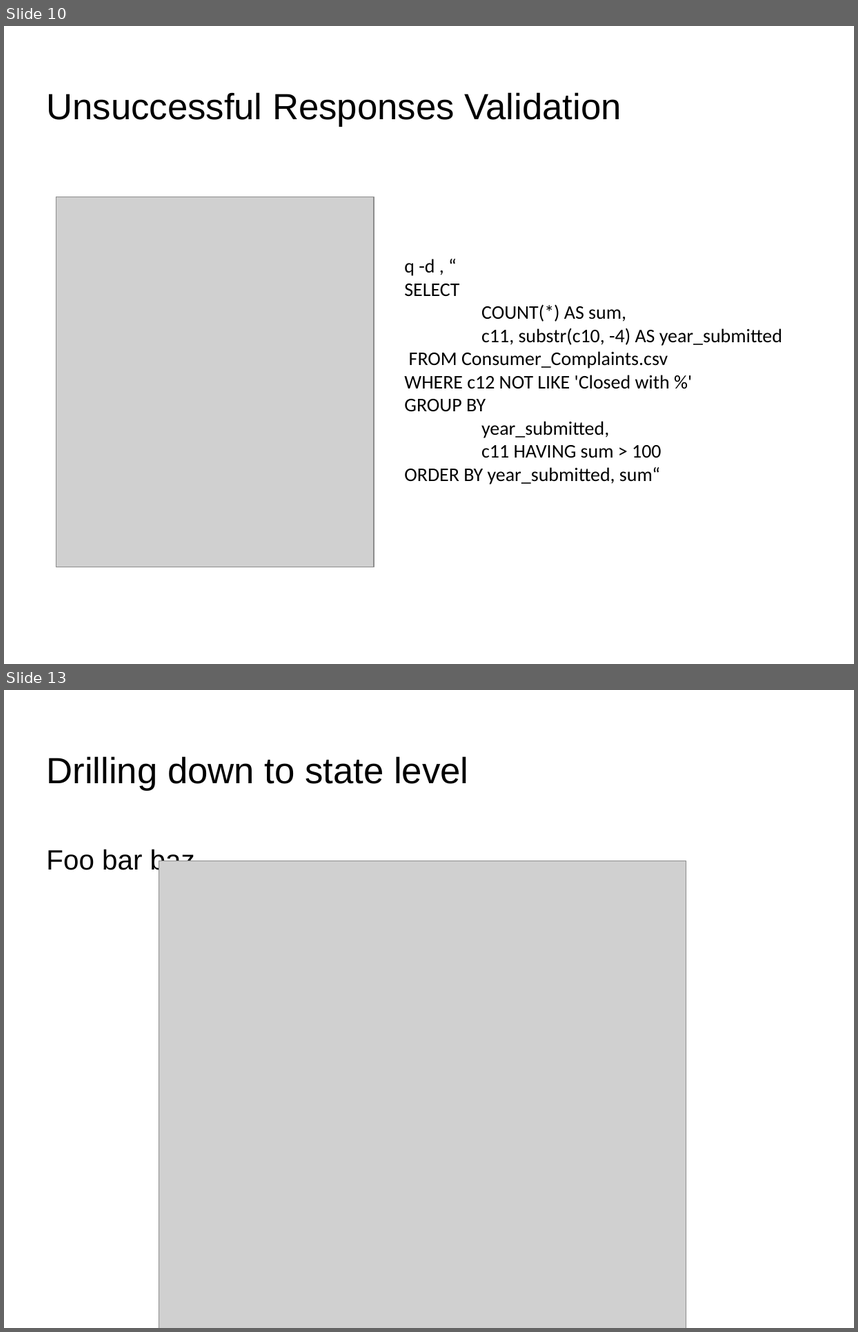
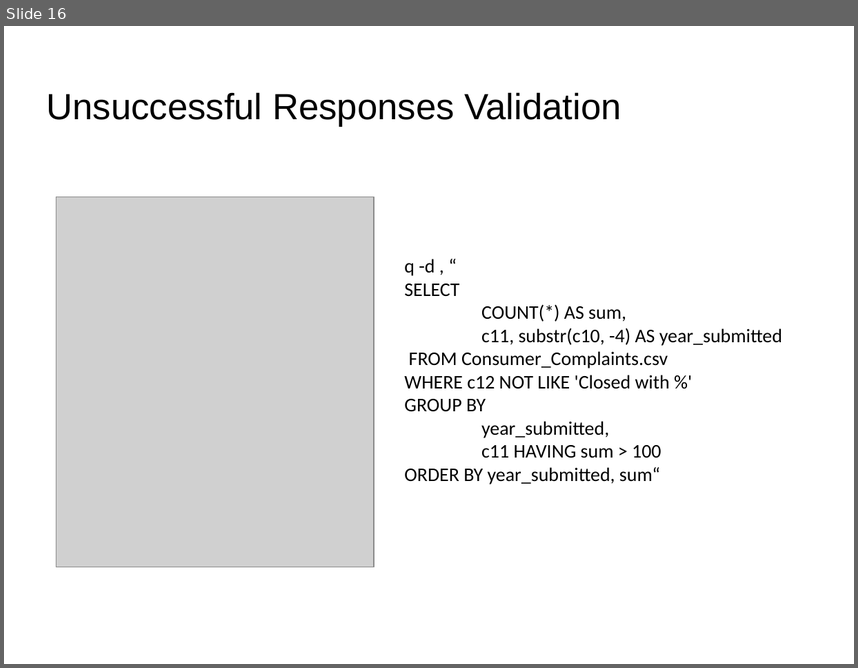
Before and after one commit to tawrahim/PCP_Final_Project, a slide deck: presentation.ppt. Shown one above the other, each under a label of ours: slides 10 and 13 before the commit, slide 16 after it; the slides between them are not shown. The pictures are 858x1332 and 858x668 pixels, drawn with LibreOffice and Linux fonts; fonts in the diff are those of the drawing; grey boxes stand for pictures; background and template pictures are left out. Boxes give left, top, right and bottom in pixels: in the first picture for what was removed or moved away, otherwise in the second. Text is boxed around its words. In the diff, an @@ line names an element or a change of style, - is before the commit and + after.

```diff
--- a/presentation.ppt
+++ b/presentation.ppt
@@ slide 13 removed at (4, 690, 854, 1328), background picture (left out) @@
@@ title removed at (47, 756, 468, 791) @@
-Drilling down to state level
@@ text removed at (46, 847, 195, 875) @@
-Foo bar baz
@@ picture removed at (159, 861, 686, 1328) @@
@@ what was slide 10 is now slide 16 @@
```
Also in this commit, not shown: 4 slides changed, 1 slide added, 1 other slide removed, 1 other file.
